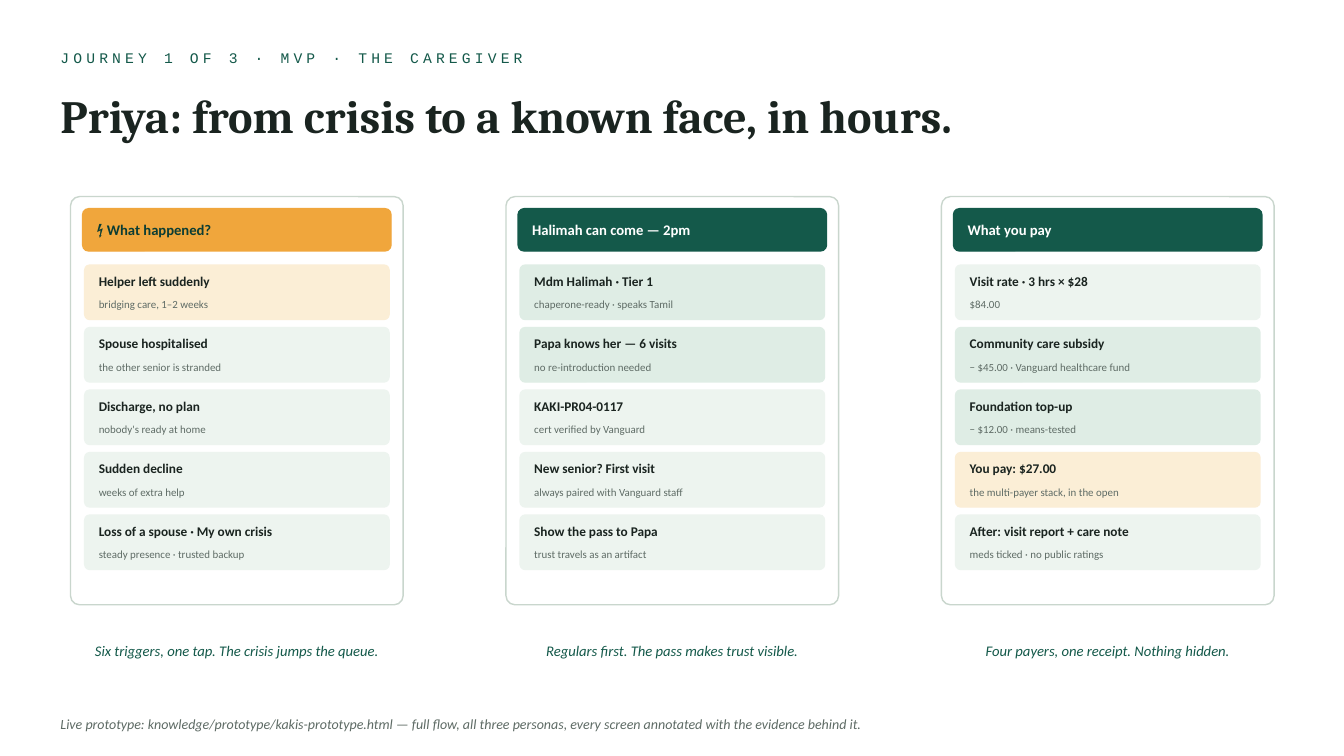
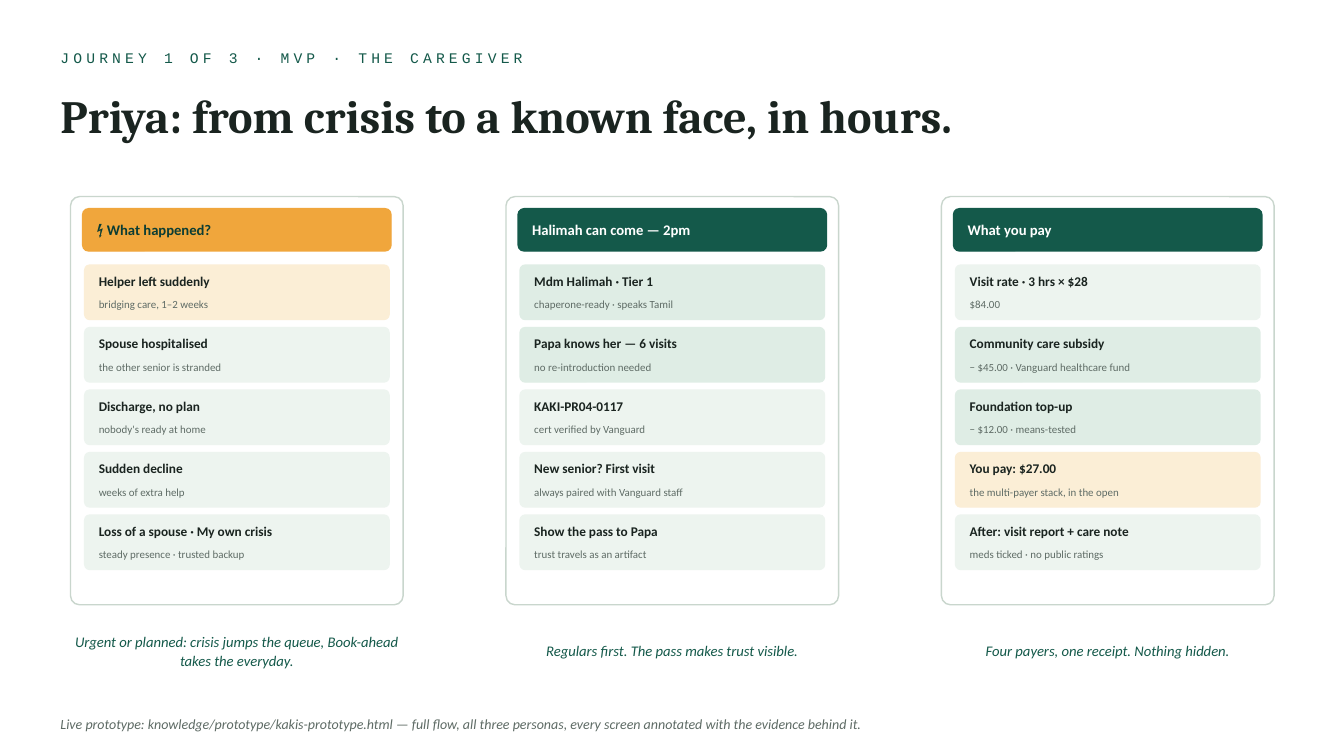
Before and after one commit to quixoticblink/eldercare, a slide deck: slide 9 of knowledge/pitch/Kakis-DemoDay-Pitch.pptx. Drawn at 1344x756 pixels with LibreOffice and Linux fonts; fonts in the diff are those of the drawing. Boxes give left, top, right and bottom in pixels: in the first picture for what was removed or moved away, otherwise in the second. Text is boxed around its words. In the diff, an @@ line names an element or a change of style, - is before the commit and + after.

```diff
--- a/knowledge/pitch/Kakis-DemoDay-Pitch.pptx
+++ b/knowledge/pitch/Kakis-DemoDay-Pitch.pptx
@@ text at box(75, 637, 398, 669): text changed @@
-Six triggers, one tap. The crisis jumps the queue.
+Urgent or planned: crisis jumps the queue, Book-ahead takes the everyday.
```
Also in this commit, not shown: 7 other slides changed, 7 other files.
